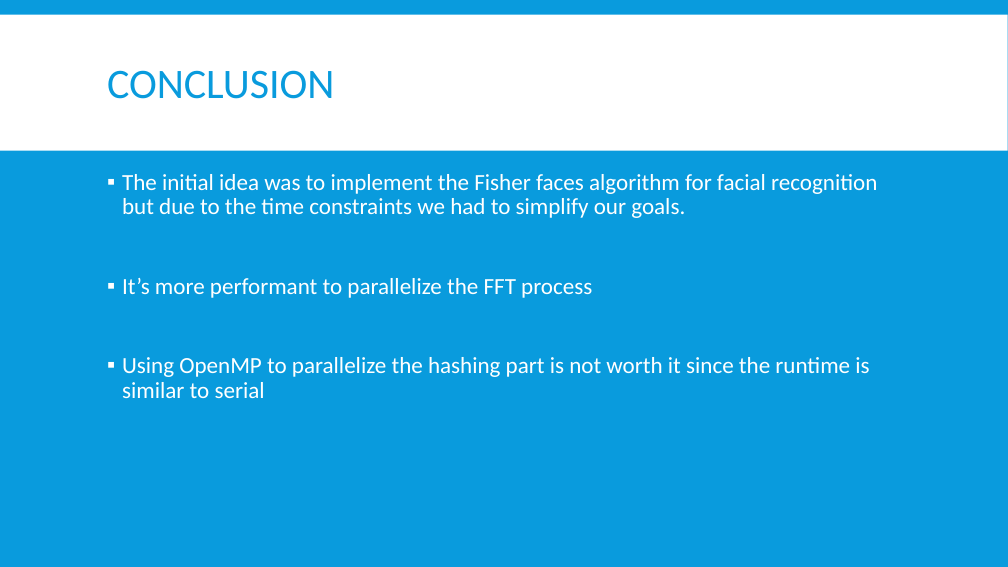
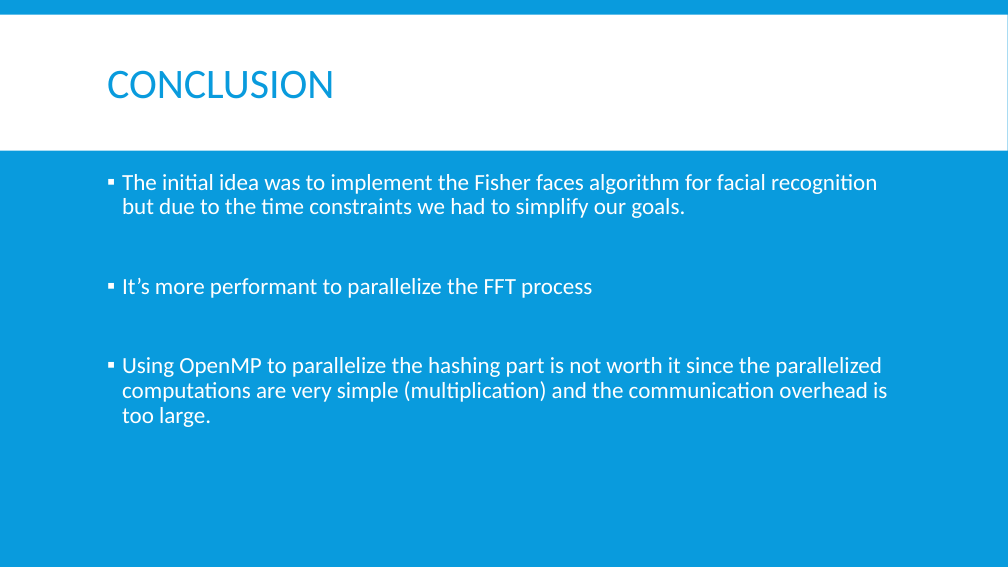
Before and after one commit to euwen/perceptual-image-hash, a slide deck: slide 9 of results/presentation_draft.pptx. Drawn at 1008x567 pixels with LibreOffice and Linux fonts; fonts in the diff are those of the drawing. Boxes give left, top, right and bottom in pixels: in the first picture for what was removed or moved away, otherwise in the second. Text is boxed around its words. In the diff, an @@ line names an element or a change of style, - is before the commit and + after.

```diff
--- a/results/presentation_draft.pptx
+++ b/results/presentation_draft.pptx
@@ text at <box>122,357,887,427</box>: text changed @@
-▪ Using OpenMP to parallelize the hashing part is not worth it since the runtime is similar to serial
+▪ Using OpenMP to parallelize the hashing part is not worth it since the parallelized computations are very simple (multiplication) and the communication overhead is too large.
```
Also in this commit, not shown: 2 other slides changed.
